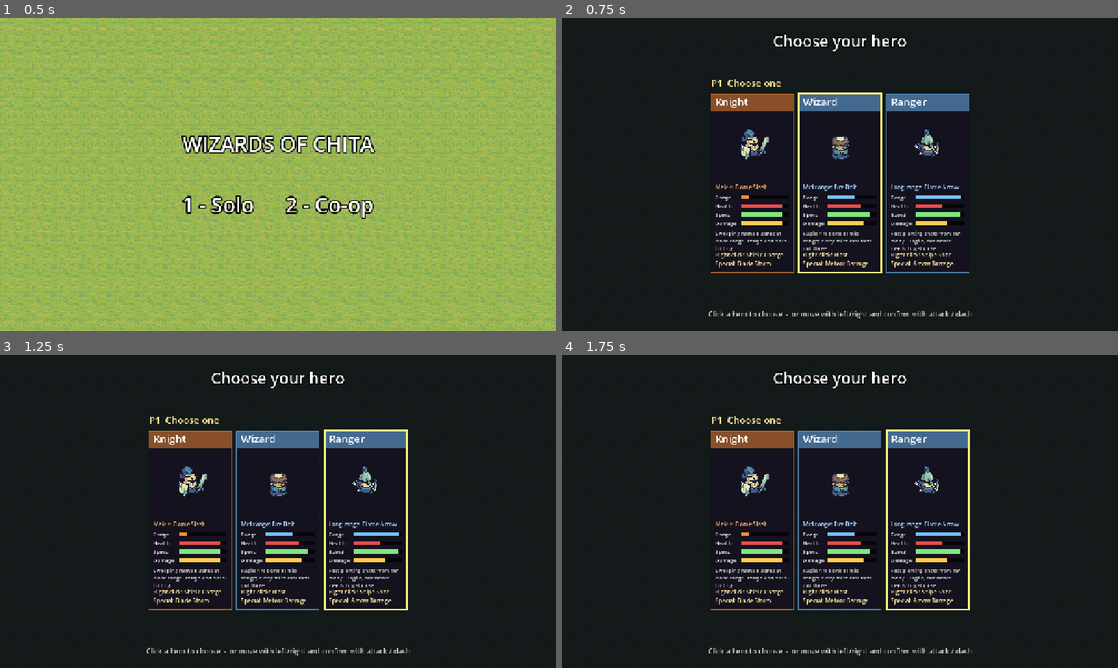
Above: before the commit, frames 1-4 (two rows, left to right).
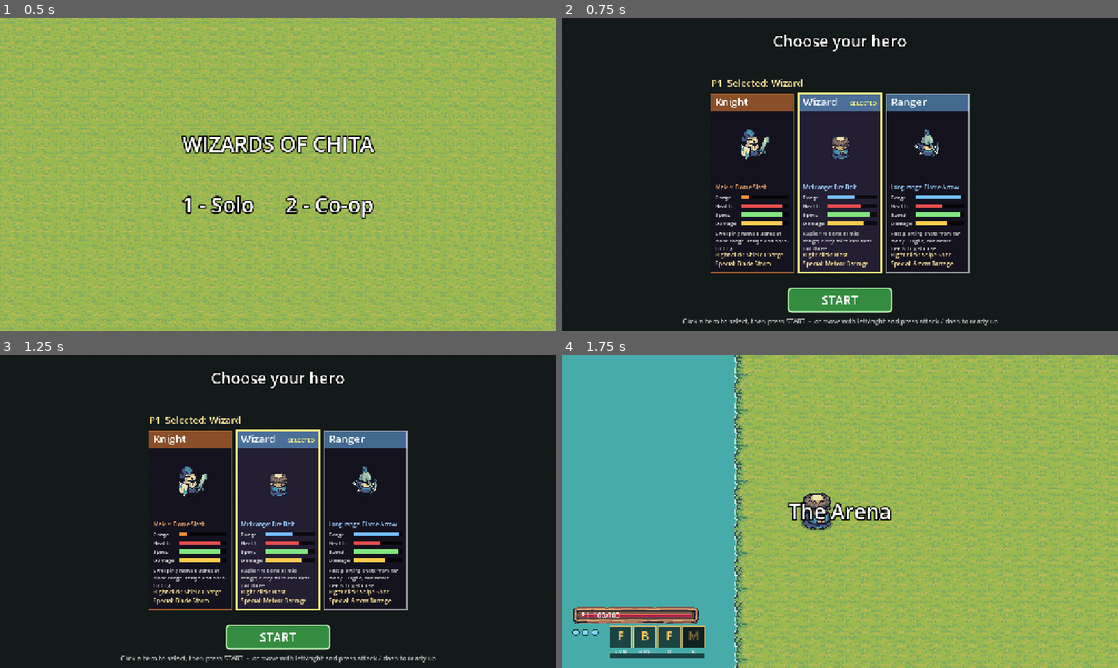
Above: after the commit, the same moments.

Repository: tintin117/Chita2D
Game: Godot game, scene res://scenes/main.tscn
Same seed, same stepped clock (60 frames per second), same inputs: the game is played once before the commit and once after it.
Inputs (mouse positions are in pixels of both pictures, inside the frame that each line leads up to):
- Up to frame 1 (0.5 s): no input
- Up to frame 2 (0.75 s): tap Enter (ui_accept) at 0.5 s; move the mouse to (962, 158) at 0.52 s; tap 1 at 0.6 s; click (962, 158) at 0.67 s
- Up to frame 3 (1.25 s): tap Enter (ui_accept) at 0.77, 1.07 s; tap 2 at 0.8 s
- Up to frame 4 (1.75 s): click (840, 636) at 1.25 s, where only the run after the commit has a clickable "START"

Frame 1 is identical in both runs. In frame 2, 2.9% of the frame differs, in the area x 21-79%, y 19-99%; in frame 3, 3.7%; in frame 4, 99%, in the area x 0-100%, y 0-100%.

Commit message:
Hero select: add a START button so picks can be changed before the run
Choosing a hero no longer locks it in. Clicking a card selects it (and
can be changed any time); the run begins when START is clicked.
Keyboard / gamepad players move with left/right and press attack or
dash to toggle READY; the run also starts once every player is ready.
Hovering a card only previews it, so moving the mouse to START cannot
change a selection. Changing a pick cancels READY.

Co-Authored-By: Claude Sonnet 5.5 <noreply@anthropic.com>

Diff:
--- a/scenes/ui/hero_select.gd
+++ b/scenes/ui/hero_select.gd
@@ -1,5 +1,7 @@
 class_name HeroSelect extends CanvasLayer
-## Pick a hero for every player before the run. Move with that player's left/right, confirm with basic or dash.
+## Pick a hero for every player before the run. Selections stay changeable until the run starts.
+## Mouse: click a card to select it, click START to begin.
+## Keyboard / gamepad: left/right to move, attack or dash toggles READY; the run starts when everyone is ready.
 
 signal finished(heroes: Array)
 
@@ -10,6 +12,7 @@
 
 var _pickers: Array[Picker] = []
 var _age := 0.0
+var _started := false
 
 func open(player_count: int) -> void:
 	layer = 20
@@ -27,14 +30,35 @@
 	head.offset_top = 28
 	add_child(head)
 	var hint := Label.new()
-	hint.text = "Click a hero to choose  -  or move with left/right and confirm with attack / dash"
-	hint.add_theme_font_size_override("font_size", 16)
+	hint.text = "Click a hero to select, then press START  -  or move with left/right and press attack / dash to ready up"
+	hint.add_theme_font_size_override("font_size", 15)
 	hint.add_theme_color_override("font_color", Color(0.75, 0.75, 0.75))
 	hint.horizontal_alignment = HORIZONTAL_ALIGNMENT_CENTER
 	hint.set_anchors_and_offsets_preset(Control.PRESET_BOTTOM_WIDE)
-	hint.offset_top = -50
-	hint.offset_bottom = -20
+	hint.offset_top = -34
+	hint.offset_bottom = -8
 	add_child(hint)
+	var start := Button.new()
+	start.text = "START"
+	start.focus_mode = Control.FOCUS_NONE       # keeps Space / Enter from clicking it by accident
+	start.add_theme_font_size_override("font_size", 28)
+	start.set_anchors_and_offsets_preset(Control.PRESET_CENTER_BOTTOM)
+	start.offset_left = -120
+	start.offset_right = 120
+	start.offset_top = -100
+	start.offset_bottom = -42
+	for state in ["normal", "hover", "pressed"]:
+		var sb := StyleBoxFlat.new()
+		sb.bg_color = {"normal": Color(0.2, 0.55, 0.25), "hover": Color(0.28, 0.7, 0.33), "pressed": Color(0.15, 0.42, 0.2)}[state]
+		sb.border_color = Color(0.85, 1.0, 0.8)
+		sb.set_border_width_all(3)
+		sb.set_corner_radius_all(8)
+		start.add_theme_stylebox_override(state, sb)
+	start.add_theme_color_override("font_color", Color.WHITE)
+	start.add_theme_color_override("font_hover_color", Color.WHITE)
+	start.add_theme_color_override("font_pressed_color", Color.WHITE)
+	start.pressed.connect(_start)
+	add_child(start)
 	for i in player_count:
 		var pk := Picker.new()
 		pk.index = i
@@ -44,24 +68,29 @@
 		add_child(pk)
 		_pickers.append(pk)
 
+func _start() -> void:
+	if _started or _age < INPUT_DELAY:
+		return
+	_started = true
+	var out := []
+	for p in _pickers:
+		out.append(Hero.all()[p.cursor])
+	finished.emit(out)
+	queue_free()
+
 func _process(delta: float) -> void:
 	_age += delta
-	if _age > INPUT_DELAY and _pickers.all(func(p: Picker) -> bool: return p.done):
-		var out := []
-		for p in _pickers:
-			out.append(Hero.all()[p.cursor])
-		finished.emit(out)
-		queue_free()
+	if _pickers.all(func(p: Picker) -> bool: return p.confirmed):
+		_start()
 
 class Picker extends Control:
 	var index := 0
 	var count := 1
-	var cursor := 1          ## starts on the Wizard
-	var done := false
+	var cursor := 1          ## selected hero (starts on the Wizard)
+	var confirmed := false       ## keyboard / gamepad "I'm happy with this"
+	var _hover := -1
 	var _p := "p1_"
 	var _age := 0.0
-
-	var _last_mouse := Vector2(-1, -1)
 
 	func _ready() -> void:
 		_p = "p%d_" % (index + 1)
@@ -74,55 +103,56 @@
 		var top := (get_viewport_rect().size.y - HeroSelect.CARD.y) / 2.0 + 20.0
 		return Rect2(Vector2(cx - w / 2.0 + i * (HeroSelect.CARD.x + HeroSelect.GAP), top), HeroSelect.CARD)
 
+	func _select(i: int) -> void:
+		cursor = i
+		confirmed = false        # changing your mind cancels READY
+
 	func _input(event: InputEvent) -> void:
-		# Left click on a card picks that hero for this player.
-		if done or _age <= HeroSelect.INPUT_DELAY:
+		if _age <= HeroSelect.INPUT_DELAY:
 			return
+		# Left click on a card selects that hero (it can be changed again until START).
 		if event is InputEventMouseButton and event.pressed and event.button_index == MOUSE_BUTTON_LEFT:
 			for i in Hero.all().size():
 				if _card(i).has_point(event.position):
-					cursor = i
-					done = true
+					_select(i)
 					get_viewport().set_input_as_handled()
 					return
 
 	func _process(delta: float) -> void:
 		_age += delta
-		if not done and _age > HeroSelect.INPUT_DELAY:
-			# Hovering a card moves the highlight (only when the mouse actually moves, so keys still work).
-			var m := get_local_mouse_position()
-			if m != _last_mouse:
-				_last_mouse = m
-				for i in Hero.all().size():
-					if _card(i).has_point(m):
-						cursor = i
+		var m := get_local_mouse_position()
+		_hover = -1
+		for i in Hero.all().size():
+			if _card(i).has_point(m):
+				_hover = i
+		if _age > HeroSelect.INPUT_DELAY:
 			var d := int(Input.is_action_just_pressed(_p + "right")) - int(Input.is_action_just_pressed(_p + "left"))
 			if d != 0:
-				cursor = posmod(cursor + d, Hero.all().size())
+				_select(posmod(cursor + d, Hero.all().size()))
 			# Left mouse is also the P1 basic action; clicks are handled in _input, so ignore it here.
 			var confirm := Input.is_action_just_pressed(_p + "dash") \
 				or (Input.is_action_just_pressed(_p + "basic") and not Input.is_mouse_button_pressed(MOUSE_BUTTON_LEFT))
 			if confirm:
-				done = true
+				confirmed = not confirmed
 		queue_redraw()
 
 	func _draw() -> void:
-		var vp := get_viewport_rect().size
 		var font := ThemeDB.fallback_font
 		var heroes := Hero.all()
-		var w := heroes.size() * CARD.x + (heroes.size() - 1) * GAP
-		var cx := vp.x * (index + 0.5) / count
-		var top := (vp.y - CARD.y) / 2.0 + 20.0
-		var tag := "P%d  %s" % [index + 1, "READY" if done else "Choose one"]
-		draw_string(font, Vector2(cx - w / 2.0, top - 16), tag, HORIZONTAL_ALIGNMENT_LEFT, w, 22, Color(0.6, 1, 0.6) if done else Color(1, 0.9, 0.6))
+		var first := _card(0)
+		var w := heroes.size() * HeroSelect.CARD.x + (heroes.size() - 1) * HeroSelect.GAP
+		var tag := "P%d  %s" % [index + 1, ("READY: " if confirmed else "Selected: ") + heroes[cursor].display_name]
+		draw_string(font, Vector2(first.position.x, first.position.y - 16), tag, HORIZONTAL_ALIGNMENT_LEFT, w, 22, Color(0.6, 1, 0.6) if confirmed else Color(1, 0.9, 0.6))
 		for i in heroes.size():
 			var h := heroes[i]
 			var r := _card(i)
 			var sel := i == cursor
 			var accent := Color(1.0, 0.55, 0.2) if h.attack_type == "melee" else Color(0.45, 0.75, 1.0)
-			draw_rect(r, Color(0.08, 0.07, 0.12, 0.96))
+			draw_rect(r, Color(0.08, 0.07, 0.12, 0.96) if not sel else Color(0.14, 0.12, 0.2, 0.98))
 			draw_rect(Rect2(r.position, Vector2(r.size.x, 40)), Color(accent, 0.5))
 			draw_string(font, r.position + Vector2(10, 28), h.display_name, HORIZONTAL_ALIGNMENT_LEFT, r.size.x - 20, 24, Color.WHITE)
+			if sel:
+				draw_string(font, r.position + Vector2(0, 28), "READY" if confirmed else "SELECTED", HORIZONTAL_ALIGNMENT_RIGHT, r.size.x - 10, 13, Color(0.6, 1, 0.6) if confirmed else Color(1, 0.95, 0.5))
 			var tex := h.portrait(HeroSelect.COLORS[index % 2])
 			draw_texture_rect(tex, Rect2(r.position + Vector2(r.size.x / 2.0 - 80, 42), Vector2(160, 160)), false)
 			var kind := "Melee" if h.attack_type == "melee" else ("Mid range" if h.attack_range < 500.0 else "Long range")
@@ -135,7 +165,12 @@
 			var kit := h.make_kit()
 			draw_string(font, r.position + Vector2(10, 376), "Right click: " + kit[1].display_name, HORIZONTAL_ALIGNMENT_LEFT, r.size.x - 20, 13, Color(1, 0.9, 0.6))
 			draw_string(font, r.position + Vector2(10, 396), "Special: " + kit[3].display_name, HORIZONTAL_ALIGNMENT_LEFT, r.size.x - 20, 13, Color(1, 0.9, 0.6))
-			draw_rect(r, Color(1, 0.95, 0.5) if sel else Color(accent, 0.6), false, 5.0 if sel else 2.0)
+			if sel:
+				draw_rect(r, Color(0.6, 1, 0.6) if confirmed else Color(1, 0.95, 0.5), false, 5.0)
+			elif i == _hover:
+				draw_rect(r, Color(1, 1, 1, 0.55), false, 3.0)     # hover only previews, click to select
+			else:
+				draw_rect(r, Color(accent, 0.6), false, 2.0)
 
 	func _stat(pos: Vector2, label: String, frac: float, col: Color) -> void:
 		var font := ThemeDB.fallback_font
